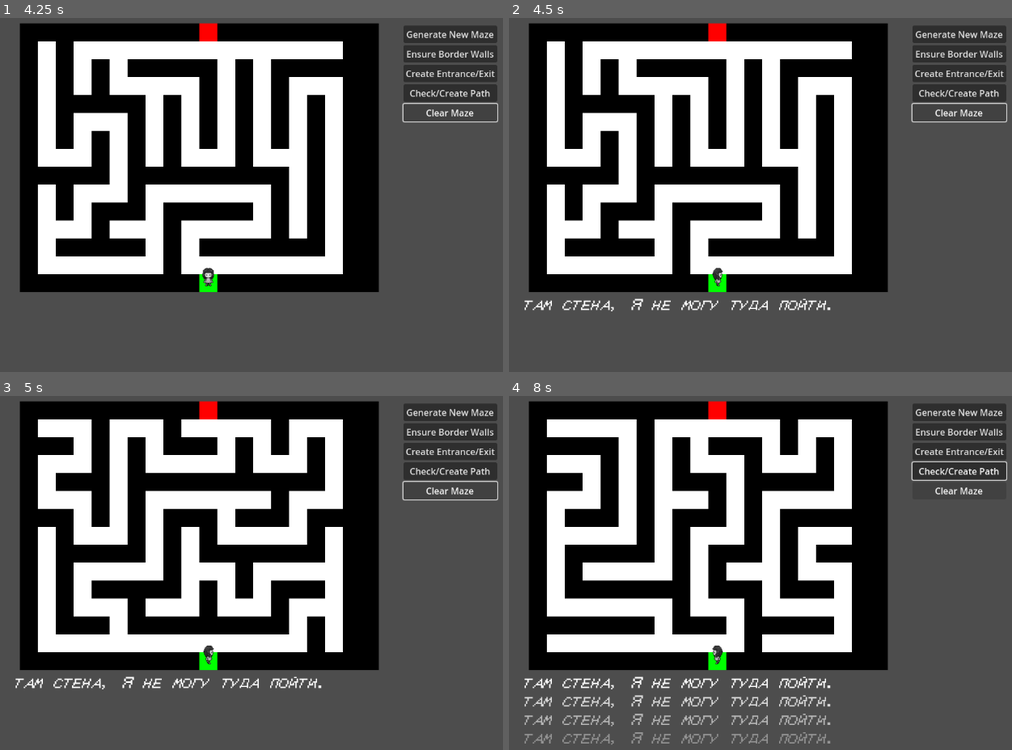
Above: before the commit, frames 1-4 (two rows, left to right).
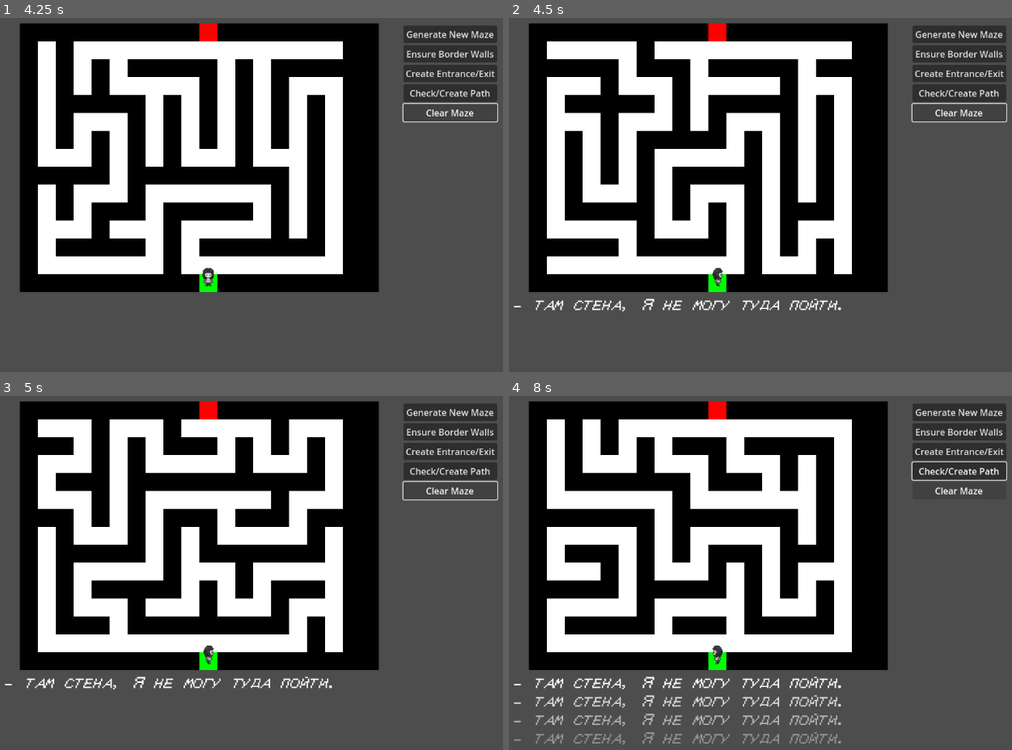
Above: after the commit, the same moments.

Repository: de43gy/complete-darkness-horror-to-pashtet-gamejam
Game: Godot game, scene res://scenes/main/main/main.tscn
Same seed, same stepped clock (60 frames per second), same inputs: the game is played once before the commit and once after it.
Inputs:
- Up to frame 1 (4.25 s): click "Generate New Maze" at 0.5 s; click "Generate New Maze" at 1.25 s; click "Ensure Border Walls" at 2 s; click "Check/Create Path" at 2.75 s; click "Clear Maze" at 3.5 s
- Up to frame 2 (4.5 s): tap Enter (ui_new_key, bound only after the commit) at 4.25 s; hold Right (ui_right) from 4.28 s (still down); hold Ctrl (ui_ctrl, bound only after the commit) from 4.28 s (still down)
- Up to frame 3 (5 s): keep holding Right (ui_right); keep holding Ctrl (ui_ctrl, bound only after the commit); tap Space (ui_select) at 4.52, 4.82 s; tap Enter (ui_new_key, bound only after the commit) at 4.55 s
- Up to frame 4 (8 s): release Right (ui_right) at 5.03 s; release Ctrl (ui_ctrl, bound only after the commit) at 5.03 s; hold Down (ui_down) 5.03-5.78 s; tap Enter (ui_new_key, bound only after the commit) at 5.1, 7.55 s; tap Space (ui_select) at 5.27, 5.57, 6.05, 6.5, 6.6, 6.77, 7.07, 7.52, 7.82 s; tap Shift (ui_shift, bound only after the commit) at 5.3 s; hold Right (ui_right) 5.78-6.53 s; hold Shift (ui_shift, bound only after the commit) 5.78-6.53 s; hold Up (ui_up) 6.53-7.28 s; tap Ctrl (ui_ctrl, bound only after the commit) at 6.8 s; hold Left (ui_left) from 7.28 s (still down); hold Ctrl (ui_ctrl, bound only after the commit) from 7.28 s (still down)

Frame 1 is identical in both runs. In frame 2, 10% of the frame differs, in the area x 0-67%, y 6-83%; in frame 3, 1.0%; in frame 4, 14%, in the area x 0-69%, y 6-99%.

Commit message:
broke and fixed the animation, added animation rotation, actions themselves, and message output for ctrl, shift, space

Diff:
--- a/player.gd
+++ /dev/null
@@ -1,85 +0,0 @@
-extends CharacterBody2D
-
-class_name PlayerScene
-
-@onready var animated_sprite = $AnimatedSprite2D
-
-var message_log: Control = null
-
-enum CellContent { WALL, EMPTY, ENTRANCE, EXIT }
-
-func _ready():
-	MazeConstants.connect("message_log_set", Callable(self, "_on_message_log_set"))
-	if MazeConstants.message_log:
-		_on_message_log_set(MazeConstants.message_log)
-
-func _on_message_log_set(log):
-	message_log = log
-	print("message_log in player = ", message_log)
-
-func _unhandled_input(event):
-
-	var direction = Vector2.ZERO
-
-	if event.is_action_pressed("ui_up"):
-		animated_sprite.play("walk_up")
-		direction = Vector2.UP
-	elif event.is_action_pressed("ui_down"):
-		animated_sprite.play("walk_down")
-		direction = Vector2.DOWN
-	elif event.is_action_pressed("ui_left"):
-		animated_sprite.play("walk_left")
-		direction = Vector2.LEFT
-	elif event.is_action_pressed("ui_right"):
-		animated_sprite.play("walk_right")
-		direction = Vector2.RIGHT
-
-	if direction != Vector2.ZERO:
-		try_move(direction)
-
-func try_move(direction):
-	var target_pos = position + direction * MazeConstants.CELL_SIZE
-	var cell_content = get_cell_content(target_pos)
-	print("message_log in player = " ,message_log)
-
-	match cell_content:
-		CellContent.WALL:
-			message_log.log_message("Там стена, я не могу туда пойти.")
-		CellContent.EMPTY:
-			position = target_pos
-			message_log.log_message("Я аккуратно шагаю " + get_direction_name(direction) + ".")
-		CellContent.ENTRANCE:
-			position = target_pos
-			message_log.log_message("Это ступеньки вверх,  я оттуда пришла.")
-		CellContent.EXIT:
-			position = target_pos
-			message_log.log_message("Ступеньки под ногами, кажется это спуск вниз.")
-
-func get_cell_content(pos):
-	var cell_x = int(pos.x / MazeConstants.CELL_SIZE)
-	var cell_y = int(pos.y / MazeConstants.CELL_SIZE)
-	var maze = MazeArray.get_maze_array()
-
-	if cell_x < 0 or cell_x >= MazeConstants.WIDTH or cell_y < 0 or cell_y >= MazeConstants.HEIGHT:
-		return CellContent.WALL
-
-	if maze[cell_y][cell_x] == MazeConstants.WALL:
-		return CellContent.WALL
-	elif Vector2(cell_x, cell_y) == MazeConstants.entrance_pos:
-		return CellContent.ENTRANCE
-	elif Vector2(cell_x, cell_y) == MazeConstants.exit_pos:
-		return CellContent.EXIT
-	else:
-		return CellContent.EMPTY
-
-func get_direction_name(direction):
-	match direction:
-		Vector2.UP:
-			return "вперед"
-		Vector2.DOWN:
-			return "назад"
-		Vector2.LEFT:
-			return "влево"
-		Vector2.RIGHT:
-			return "вправо"
-	return ""
--- a/project.godot
+++ b/project.godot
@@ -11,6 +11,7 @@
 [application]
 
 config/name="Complete Darkness Horror to Pashtet Gamejam"
+config/tags=PackedStringArray("gamejam", "in_development", "my_project")
 run/main_scene="res://scenes/main/main/main.tscn"
 config/features=PackedStringArray("4.3", "GL Compatibility")
 config/icon="res://icon.svg"
@@ -25,6 +26,25 @@
 gdscript/warnings/untyped_declaration=1
 gdscript/warnings/inferred_declaration=1
 
+[input]
+
+ui_new_key={
+"deadzone": 0.5,
+"events": [Object(InputEventKey,"resource_local_to_scene":false,"resource_name":"","device":0,"window_id":0,"alt_pressed":false,"shift_pressed":false,"ctrl_pressed":false,"meta_pressed":false,"pressed":false,"keycode":0,"physical_keycode":4194309,"key_label":0,"unicode":0,"location":0,"echo":false,"script":null)
+]
+}
+ui_shift={
+"deadzone": 0.5,
+"events": [Object(InputEventKey,"resource_local_to_scene":false,"resource_name":"","device":0,"window_id":0,"alt_pressed":false,"shift_pressed":false,"ctrl_pressed":false,"meta_pressed":false,"pressed":false,"keycode":0,"physical_keycode":4194325,"key_label":0,"unicode":0,"location":0,"echo":false,"script":null)
+]
+}
+ui_ctrl={
+"deadzone": 0.5,
+"events": [Object(InputEventKey,"resource_local_to_scene":false,"resource_name":"","device":0,"window_id":0,"alt_pressed":false,"shift_pressed":false,"ctrl_pressed":false,"meta_pressed":false,"pressed":false,"keycode":0,"physical_keycode":4194326,"key_label":0,"unicode":0,"location":0,"echo":false,"script":null)
+, Object(InputEventKey,"resource_local_to_scene":false,"resource_name":"","device":0,"window_id":0,"alt_pressed":false,"shift_pressed":false,"ctrl_pressed":false,"meta_pressed":false,"pressed":false,"keycode":0,"physical_keycode":4194326,"key_label":0,"unicode":0,"location":0,"echo":false,"script":null)
+]
+}
+
 [rendering]
 
 renderer/rendering_method="gl_compatibility"
--- /dev/null
+++ b/scenes/entities/player/player.gd
@@ -0,0 +1,146 @@
+extends CharacterBody2D
+
+class_name PlayerScene
+
+@onready var animated_sprite = $AnimatedSprite2D
+
+var message_log: Control = null
+
+enum CellContent { WALL, EMPTY, ENTRANCE, EXIT }
+
+func _ready():
+	MazeConstants.connect("message_log_set", Callable(self, "_on_message_log_set"))
+	if MazeConstants.message_log:
+		_on_message_log_set(MazeConstants.message_log)
+
+func _on_message_log_set(log):
+	message_log = log
+
+func _unhandled_input(event):
+	var direction = Vector2.ZERO
+
+	if event.is_action_pressed("ui_up"):
+		direction = Vector2.UP
+	elif event.is_action_pressed("ui_down"):
+		direction = Vector2.DOWN
+	elif event.is_action_pressed("ui_left"):
+		direction = Vector2.LEFT
+	elif event.is_action_pressed("ui_right"):
+		direction = Vector2.RIGHT
+
+	if direction != Vector2.ZERO:
+		if Input.is_action_pressed("ui_shift"):
+			probe_cell(direction)
+			play_animation(direction)
+		elif Input.is_action_pressed("ui_ctrl"):
+			stomp_cell(direction)
+			play_animation(direction)
+		elif Input.is_action_pressed("ui_select"):
+			jump_cell(direction)
+			play_animation(direction)
+		else:
+			try_move(direction)
+			play_animation(direction)
+
+func try_move(direction):
+	var target_pos = position + direction * MazeConstants.CELL_SIZE
+	var cell_content = get_cell_content(target_pos)
+
+	match cell_content:
+		CellContent.WALL:
+			message_log.log_message("- там стена, я не могу туда пойти.")
+		CellContent.EMPTY:
+			position = target_pos
+			message_log.log_message("- я аккуратно шагаю " + get_direction_name(direction) + ".")
+
+			play_animation(direction)
+
+		CellContent.ENTRANCE:
+			position = target_pos
+			message_log.log_message("- это ступеньки вверх, я оттуда пришла.")
+		CellContent.EXIT:
+			position = target_pos
+			message_log.log_message("- ступеньки под ногами, кажется это спуск вниз.")
+
+func probe_cell(direction):
+	var target_pos = position + direction * MazeConstants.CELL_SIZE
+	var cell_content = get_cell_content(target_pos)
+
+	match cell_content:
+		CellContent.WALL:
+			message_log.log_message("- на ощупь здесь стена.")
+		CellContent.EMPTY:
+			message_log.log_message("- здесь свободное пространство.")
+		CellContent.ENTRANCE:
+			message_log.log_message("- здесь ступеньки вверх.")
+		CellContent.EXIT:
+			message_log.log_message("- здесь ступеньки вниз.")
+
+func stomp_cell(direction):
+	var target_pos = position + direction * MazeConstants.CELL_SIZE
+	var cell_content = get_cell_content(target_pos)
+
+	match cell_content:
+		CellContent.WALL:
+			message_log.log_message("- я пнула стену. Больно!")
+		CellContent.EMPTY:
+			message_log.log_message("- я топнула ногой. Здесь пусто.")
+		CellContent.ENTRANCE, CellContent.EXIT:
+			message_log.log_message("- я топнула рядом со ступеньками.")
+
+func jump_cell(direction):
+	var target_pos = position + direction * MazeConstants.CELL_SIZE * 2
+	var first_cell_content = get_cell_content(position + direction * MazeConstants.CELL_SIZE)
+	var target_cell_content = get_cell_content(target_pos)
+
+	if first_cell_content == CellContent.WALL:
+		message_log.log_message("- я попробовала прыгнуть, но больно ударилась о стену.")
+	elif target_cell_content == CellContent.WALL:
+		position += direction * MazeConstants.CELL_SIZE
+		message_log.log_message("- я прыгнула, но влетела в стену и осталась на месте.")
+	else:
+		if target_cell_content == CellContent.EMPTY:
+			position = target_pos
+			message_log.log_message("- я прыгнула " + get_direction_name(direction) + ", тут пусто.")
+		else:
+			message_log.log_message("- я прыгнула " + get_direction_name(direction) + " и влетела в стену")
+
+func get_cell_content(pos):
+	var cell_x = int(pos.x / MazeConstants.CELL_SIZE)
+	var cell_y = int(pos.y / MazeConstants.CELL_SIZE)
+	var maze = MazeArray.get_maze_array()
+
+	if cell_x < 0 or cell_x >= MazeConstants.WIDTH or cell_y < 0 or cell_y >= MazeConstants.HEIGHT:
+		return CellContent.WALL
+
+	if maze[cell_y][cell_x] == MazeConstants.WALL:
+		return CellContent.WALL
+	elif Vector2(cell_x, cell_y) == MazeConstants.entrance_pos:
+		return CellContent.ENTRANCE
+	elif Vector2(cell_x, cell_y) == MazeConstants.exit_pos:
+		return CellContent.EXIT
+	else:
+		return CellContent.EMPTY
+
+func get_direction_name(direction):
+	match direction:
+		Vector2.UP:
+			return "вперед"
+		Vector2.DOWN:
+			return "назад"
+		Vector2.LEFT:
+			return "влево"
+		Vector2.RIGHT:
+			return "вправо"
+	return ""
+
+func play_animation(_direction: Vector2):
+	var direction = _direction
+	if direction == Vector2.RIGHT:
+		animated_sprite.play("walk_right")
+	elif direction == Vector2.LEFT:
+		animated_sprite.play("walk_left")
+	elif direction == Vector2.UP:
+		animated_sprite.play("walk_up")
+	elif direction == Vector2.DOWN:
+		animated_sprite.play("walk_down")
--- a/scenes/entities/player/player.tscn
+++ b/scenes/entities/player/player.tscn
@@ -1,6 +1,6 @@
 [gd_scene load_steps=46 format=3 uid="uid://buexmj2y32fld"]
 
-[ext_resource type="Script" path="res://player.gd" id="1_opt48"]
+[ext_resource type="Script" path="res://scenes/entities/player/player.gd" id="1_opt48"]
 [ext_resource type="Texture2D" uid="uid://kxcasn843hco" path="res://assets/SpriteSheet.png" id="2_kalps"]
 
 [sub_resource type="RectangleShape2D" id="RectangleShape2D_31lcm"]
--- a/scenes/main/labyrinth/labyrinth.gd
+++ b/scenes/main/labyrinth/labyrinth.gd
@@ -87,6 +87,6 @@
 	add_child(player)
 
 func _input(event):
-	if event.is_action_pressed("ui_select"):  # space
+	if event.is_action_pressed("ui_new_key"):
 		randomize()
 		generate_maze()
--- a/scenes/main/main/main.gd
+++ b/scenes/main/main/main.gd
@@ -7,17 +7,3 @@
 func _ready():
 	MazeConstants.set_message_log(message_log)
 	labyrinth.spawn_player()
-
-	#ui.connect("generate_maze", labyrinth.generate_maze)
-	#ui.connect("ensure_borders", labyrinth.ensure_border_walls)
-	#ui.connect("create_entrance_exit", labyrinth.create_entrance_and_exit)
-	#ui.connect("check_create_path", labyrinth.ensure_connectivity)
-	#ui.clear_maze.connect(labyrinth.clear_maze)
-	#
-	#labyrinth.connect("maze_generated", message_log.log_message.bind("New maze generated"))
-	#labyrinth.connect("borders_ensured", message_log.log_message.bind("Borders ensured"))
-	#labyrinth.connect("entrance_exit_created", message_log.log_message.bind("Entrance and exit created"))
-	#labyrinth.connect("path_checked", message_log.log_message)
-	##labyrinth.maze_cleared.connect(func(): message_log.log_message("Maze cleared"))
-	#
-	#print("Signals connected in Main")
--- a/scenes/ui/user_interface/user_interface.gd
+++ b/scenes/ui/user_interface/user_interface.gd
@@ -5,26 +5,3 @@
 signal create_entrance_exit
 signal check_create_path
 signal clear_maze
-
-#func _ready():
-	#$VBoxContainer/GenerateButton.connect("pressed", _on_generate_pressed)
-	#$VBoxContainer/BordersButton.connect("pressed", _on_borders_pressed)
-	#$VBoxContainer/EntranceExitButton.connect("pressed", _on_entrance_exit_pressed)
-	#$VBoxContainer/PathButton.connect("pressed", _on_path_pressed)
-	#$VBoxContainer/ClearButton.connect("pressed", _on_clear_pressed)
-
-#func _on_generate_pressed():
-	#emit_signal("generate_maze")
-#
-#func _on_borders_pressed():
-	#emit_signal("ensure_borders")
-#
-#func _on_entrance_exit_pressed():
-	#emit_signal("create_entrance_exit")
-#
-#func _on_path_pressed():
-	#emit_signal("check_create_path")
-#
-#func _on_clear_pressed():
-	#print("Clear button pressed")
-	#emit_signal("clear_maze")
